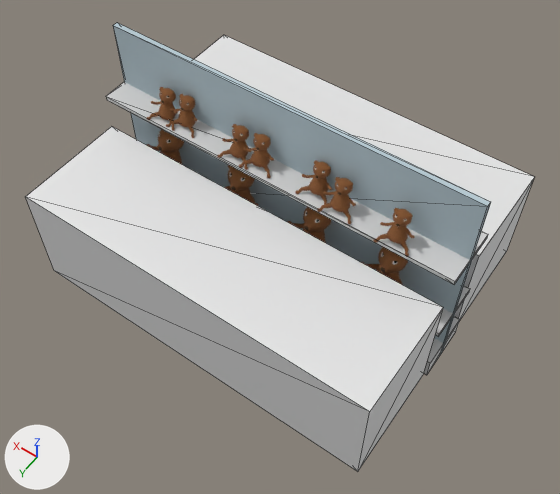
The glTF model theroom/excersizes/souvenirbutik/reol6.gltf: old version first, new version second.
Rendered twice from a camera (50 mm lens) standing at (-4.88, 6.93, 11.33) and looking at (-0.34, 0.58, 1.35). Lighting does not change. The marker at lower left points along +X, +Y and +Z. Mesh edges are drawn as thin lines on the coarser meshes. Where no turn or scale is listed for an object, it has been applied to the vertices.
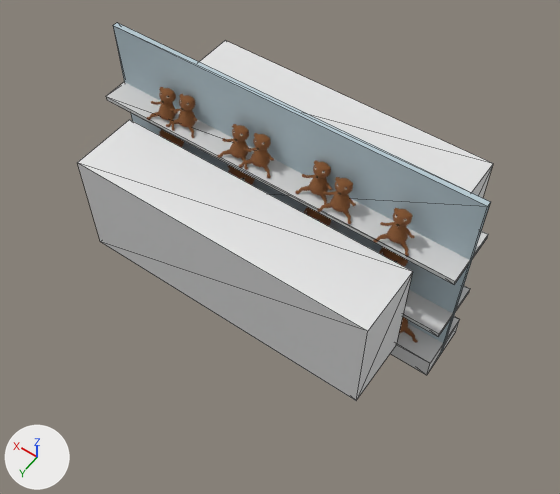
Location of each change, [x1, y1, x2, y2] in pixels of the pictures (560 x 494 px):
'front.zone', moved, rescaled (19% narrower, 18% shorter): before [26, 127, 443, 471]; after [77, 120, 413, 401]
'front.zone.001', moved, rescaled: before [194, 35, 534, 320]; after [199, 40, 493, 198]
'Cube.004', unchanged, uncovered by the edit: before [424, 316, 460, 375]; after [390, 316, 460, 375]
'Cube.001', unchanged, uncovered by the edit: before [435, 286, 470, 336]; after [403, 286, 470, 336]

The change in detail:
Object 'front.zone' (ob_front_zone) moves from (0.03, 1.55, 1.04) to (0.02, 1.21, 1.53).
Object 'front.zone' (ob_front_zone) is rescaled from (3.22, 1.0, 1.0) to (2.67, 0.603, 1.0).
Object 'front.zone.001' (ob_front_zone_001) moves from (0.03, -1.58, 1.04) to (0.04, -1.31, 1.52).
Object 'front.zone.001' (ob_front_zone_001) is rescaled from (3.22, 1.0, 1.0) to (2.67, 0.666, 1.0).
